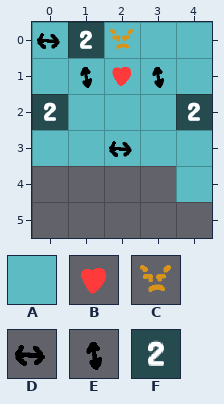
Tiled map -- spaders/src/map/debug/debug.tmx. Above: the version before the commit.
Cells are 64x64 px. Shown: x 0..4, y 0..5.
Key: from "spadersTileset": A 0, B 35, C 36, D 37, E 38, F 47.
_ is an empty cell.
Layer "TestVerticalHorizontal" before, first column x 0:
0 AAAAA
1 AAAAA
2 AAAAA
3 AAAAA
4 ____A
5 _____
Layer "_ADDON #4" before, first column x 0:
0 DFC__
1 _EBE_
2 F___F
3 __D__
4 _____
5 _____
The result:
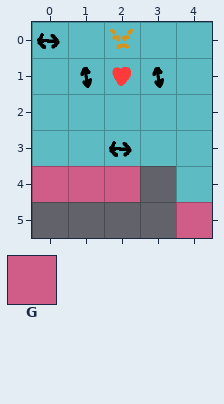
Further tiles: from "spadersTileset": G 5.
See-through tiles are keyed as they look on the map.
Edits made:
{"where": "layer \"TestVerticalHorizontal\""}
{"y":4,"x":0,"old":"___","new":"GGG"}
{"y":5,"x":4,"old":"_","new":"G"}
{"where": "layer \"_ADDON #4\""}
{"y":0,"x":1,"old":"F","new":"_"}
{"y":2,"x":0,"old":"F","new":"_"}
{"y":2,"x":4,"old":"F","new":"_"}
{"label":"removed","picture_box":[68,22,104,58]}
{"label":"removed","picture_box":[32,94,68,130]}
{"label":"removed","picture_box":[176,94,212,130]}
{"label":"added","picture_box":[32,166,140,202]}
{"label":"added","picture_box":[176,202,212,238]}
